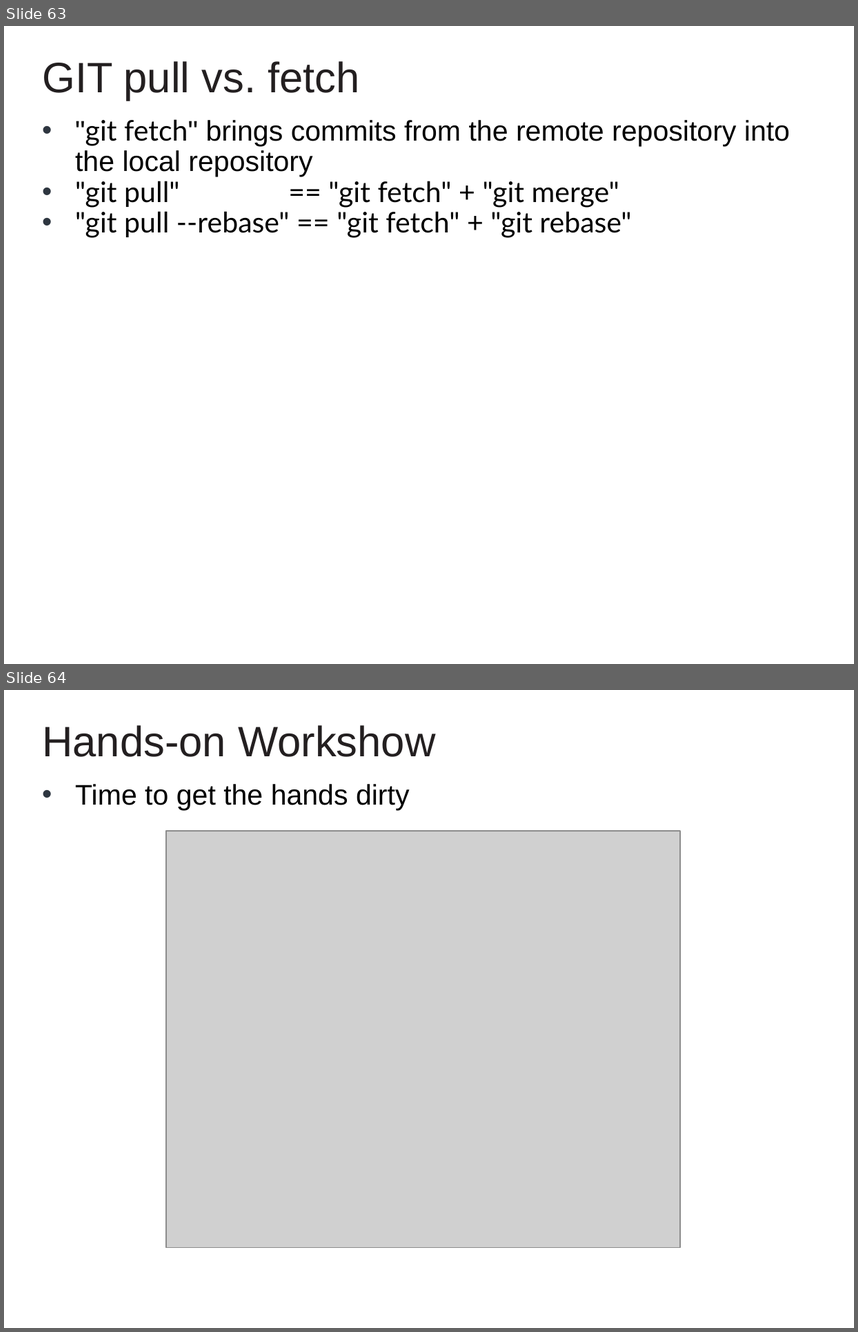
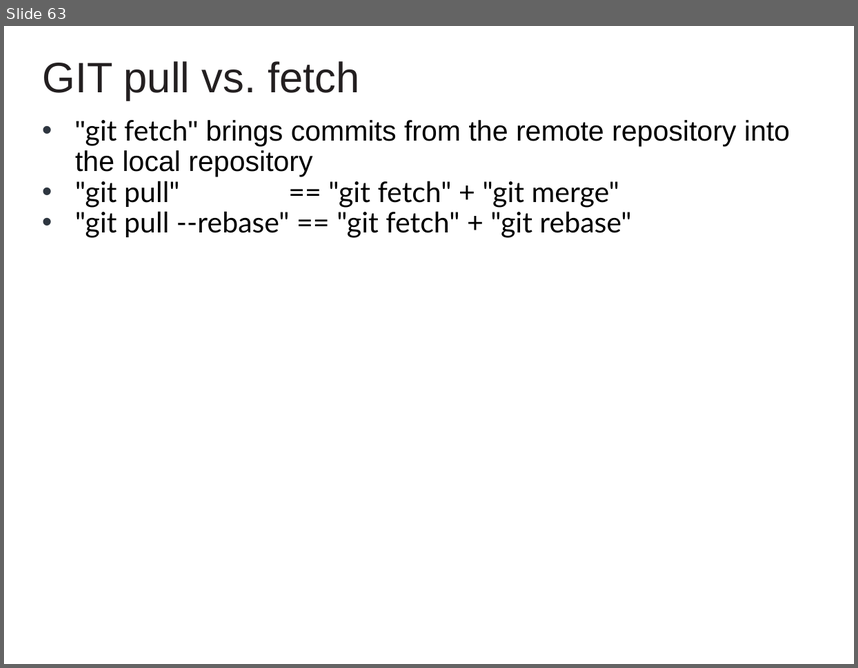
Before and after one commit to cvmocanu/git-presentation, a slide deck: GIT Presentation.pptx. Shown one above the other, each under a label of ours: slides 63 and 64 before the commit, slide 63 after it. The pictures are 858x1332 and 858x668 pixels, drawn with LibreOffice and Linux fonts; fonts in the diff are those of the drawing; grey boxes stand for pictures; background and template pictures are left out. Boxes give left, top, right and bottom in pixels: in the first picture for what was removed or moved away, otherwise in the second. Text is boxed around its words. In the diff, an @@ line names an element or a change of style, - is before the commit and + after.

```diff
--- a/GIT Presentation.pptx
+++ b/GIT Presentation.pptx
@@ slide 64 removed at box(4, 690, 854, 1328), background #FFFFFF @@
@@ text removed at box(42, 725, 435, 757) @@
-Hands-on Workshow
@@ text removed at box(75, 784, 410, 810) @@
-• Time to get the hands dirty
@@ picture removed at box(166, 831, 681, 1248) @@
```
Also in this commit, not shown: 1 slide changed, 2 other slides removed.
